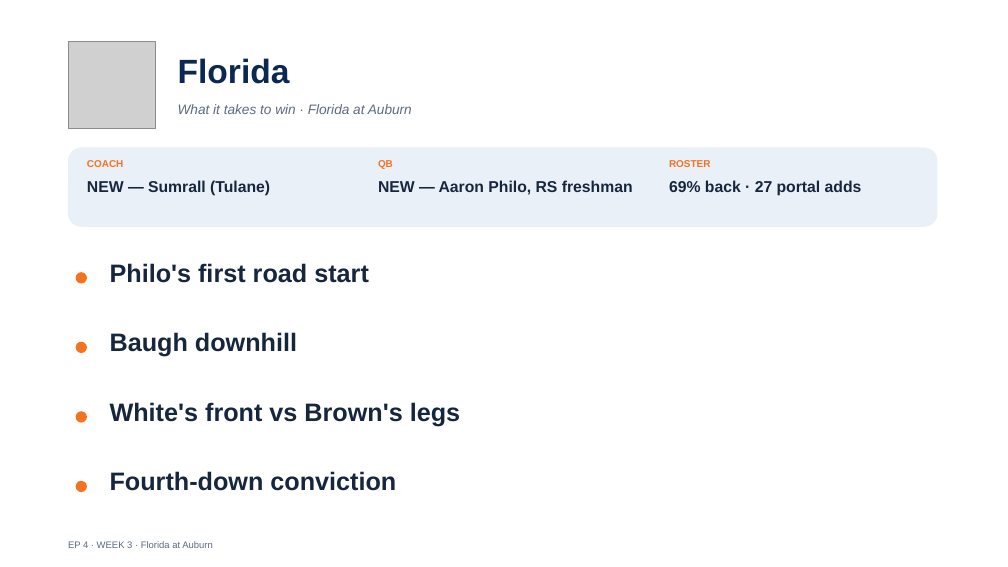
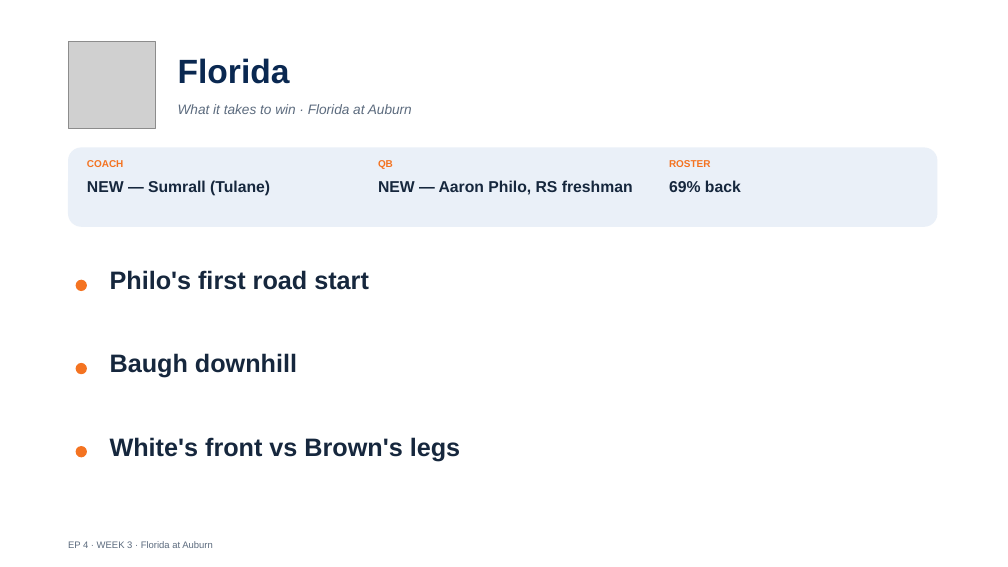
Before and after one commit to lucasalvarezflorida-lab/ncaa-fbs-analytics, a slide deck: slide 16 of decks/2026_Week3_Episode4.pptx. Drawn at 1008x567 pixels with LibreOffice and Linux fonts; fonts in the diff are those of the drawing; grey boxes stand for pictures. Boxes give left, top, right and bottom in pixels: in the first picture for what was removed or moved away, otherwise in the second. Text is boxed around its words. In the diff, an @@ line names an element or a change of style, - is before the commit and + after.

```diff
--- a/decks/2026_Week3_Episode4.pptx
+++ b/decks/2026_Week3_Episode4.pptx
@@ text at box(669, 180, 741, 192): text changed @@
-69% back · 27 portal adds
+69% back
@@ text "Philo's first road start": place and size @@
-text "Philo's first road start" at box(110, 263, 369, 283)
+text "Philo's first road start" at box(110, 270, 369, 290)
@@ ellipse: place and size @@
-ellipse at box(76, 272, 87, 284)
+ellipse at box(76, 280, 87, 291)
@@ text "Baugh downhill": place and size @@
-text "Baugh downhill" at box(110, 332, 297, 357)
+text "Baugh downhill" at box(110, 353, 297, 378)
@@ ellipse: place and size @@
-ellipse at box(76, 342, 87, 353)
+ellipse at box(76, 363, 87, 374)
@@ ellipse: place and size @@
-ellipse at box(76, 411, 87, 423)
+ellipse at box(76, 446, 87, 457)
@@ text "White's front vs Brown's legs": place and size @@
-text "White's front vs Brown's legs" at box(110, 402, 460, 427)
+text "White's front vs Brown's legs" at box(110, 437, 460, 461)
@@ text removed at box(110, 471, 396, 491) @@
-Fourth-down conviction
@@ ellipse removed at box(76, 481, 87, 492) @@
```
Also in this commit, not shown: 14 other slides changed, 2 other files.
